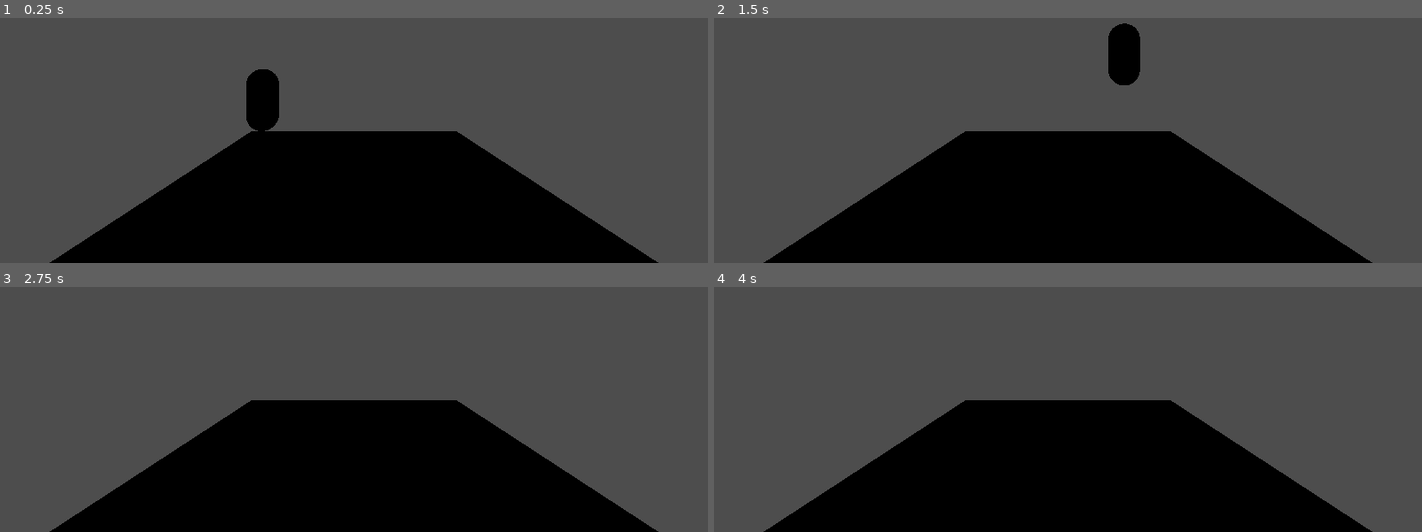
Above: before the commit, frames 1-4 (two rows, left to right).
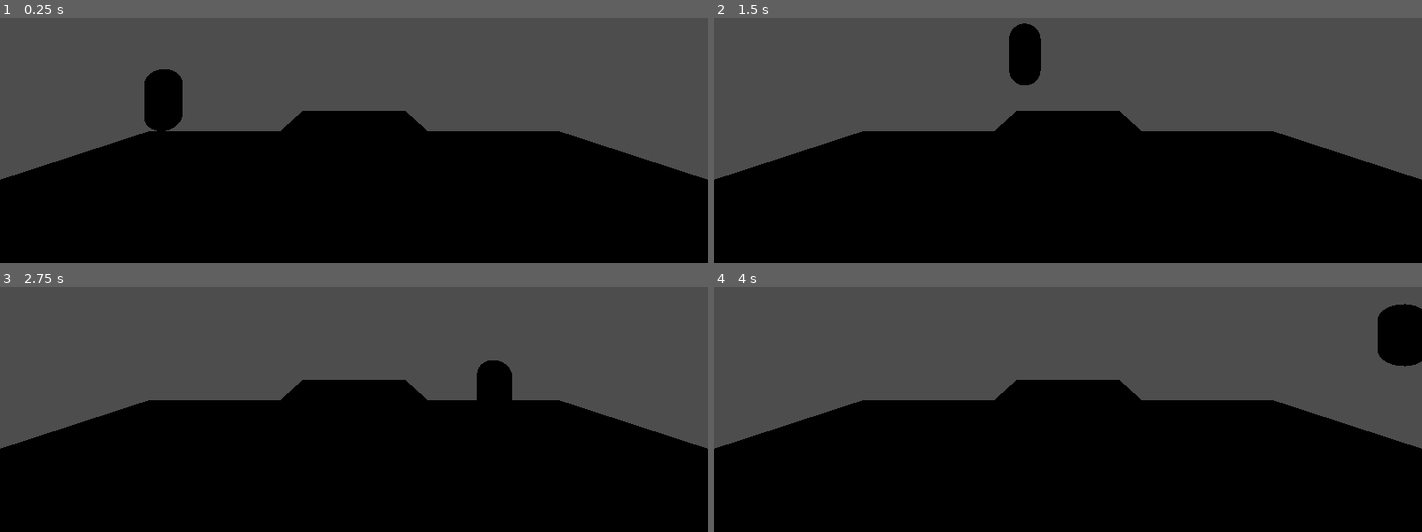
Above: after the commit, the same moments.

Repository: pixelcrust/fighting_game
Game: Godot game, scene res://scenes/world.tscn
Two runs of this game, one before a commit and one after it. Both use one fixed random seed, a clock stepped at 60 frames per second and the inputs below.
Inputs:
- Up to frame 1 (0.25 s): no input
- Up to frame 2 (1.5 s): hold D (key_right) 0.53-1.28 s; tap W (key_jump) at 0.77 s; hold A (key_left) from 1.28 s (still down)
- Up to frame 3 (2.75 s): tap W (key_jump) at 1.52 s; release A (key_left) at 2.03 s; hold D (key_right) from 2.03 s (still down)
- Up to frame 4 (4 s): tap W (key_jump) at 3.02, 3.77 s; release D (key_right) at 3.53 s; hold A (key_left) from 3.53 s (still down)

The runs differ from the first frame. In frame 1, 22% of the frame differs, in the area x 0-100%, y 20-100%; in frame 2, 22%; in frame 3, 21%; in frame 4, 22%.

Commit message:
added 2 keys and new states

Diff:
--- a/project.godot
+++ b/project.godot
@@ -37,3 +37,13 @@
 "events": [Object(InputEventKey,"resource_local_to_scene":false,"resource_name":"","device":0,"window_id":0,"alt_presse …(189 unchanged characters)…
 ]
 }
+key_attack1={
+"deadzone": 0.2,
+"events": [Object(InputEventKey,"resource_local_to_scene":false,"resource_name":"","device":0,"window_id":0,"alt_pressed":false,"shift_pressed":false,"ctrl_pressed":false,"meta_pressed":false,"pressed":false,"keycode":0,"physical_keycode":74,"key_label":0,"unicode":0,"location":0,"echo":false,"script":null)
+]
+}
+key_attack2={
+"deadzone": 0.2,
+"events": [Object(InputEventKey,"resource_local_to_scene":false,"resource_name":"","device":0,"window_id":0,"alt_pressed":false,"shift_pressed":false,"ctrl_pressed":false,"meta_pressed":false,"pressed":false,"keycode":0,"physical_keycode":75,"key_label":0,"unicode":0,"location":0,"echo":false,"script":null)
+]
+}
--- a/scenes/world.tscn
+++ b/scenes/world.tscn
@@ -10,11 +10,17 @@
 
 [node name="CSGBox3D" type="CSGBox3D" parent="."]
 use_collision = true
-size = Vector3(10, 1, 10)
+size = Vector3(20, 1, 10)
 material = SubResource("StandardMaterial3D_fj7yv")
 
 [node name="test_fighter" parent="." instance=ExtResource("1_f3sb7")]
-transform = Transform3D(1, 0, 0, 0, 1, 0, 0, 0, 1, -2.94333, 2.94547, -0.682431)
+transform = Transform3D(1, 0, 0, 0, 1, 0, 0, 0, 1, -6.13771, 2.94547, -0.682431)
 
 [node name="Camera" parent="." instance=ExtResource("2_fj7yv")]
 transform = Transform3D(1, 0, 0, 0, 1, 0, 0, 0, 1, 0, 3.76418, 7.69578)
+
+[node name="CSGBox3D2" type="CSGBox3D" parent="."]
+transform = Transform3D(1, 0, 0, 0, 1, 0, 0, 0, 1, 0, 0.998297, 0)
+use_collision = true
+size = Vector3(5, 1, 10)
+material = SubResource("StandardMaterial3D_fj7yv")
--- a/scripts/script_fighter.gd
+++ b/scripts/script_fighter.gd
@@ -1,8 +1,12 @@
 extends CharacterBody3D
 
 
+@export var hp : float = 100
+@export var stance : float = 100
 @export var run_speed : float = 3.0
 @export var jump_speed : float = 4.0
+
+
 @onready var base: RayCast3D = $CollisionShape3D/base
 
 var state : int = 0
@@ -12,6 +16,8 @@
 2.. falling
 3.. lying on floor
 4.. crouched
+5.. attacking
+6.. being hit
 """
 var on_floor : bool = false
 
@@ -51,6 +57,10 @@
 			pass
 		4:
 			pass
+		5:
+			pass
+		6:
+			pass
 		_:
 			pass
 
